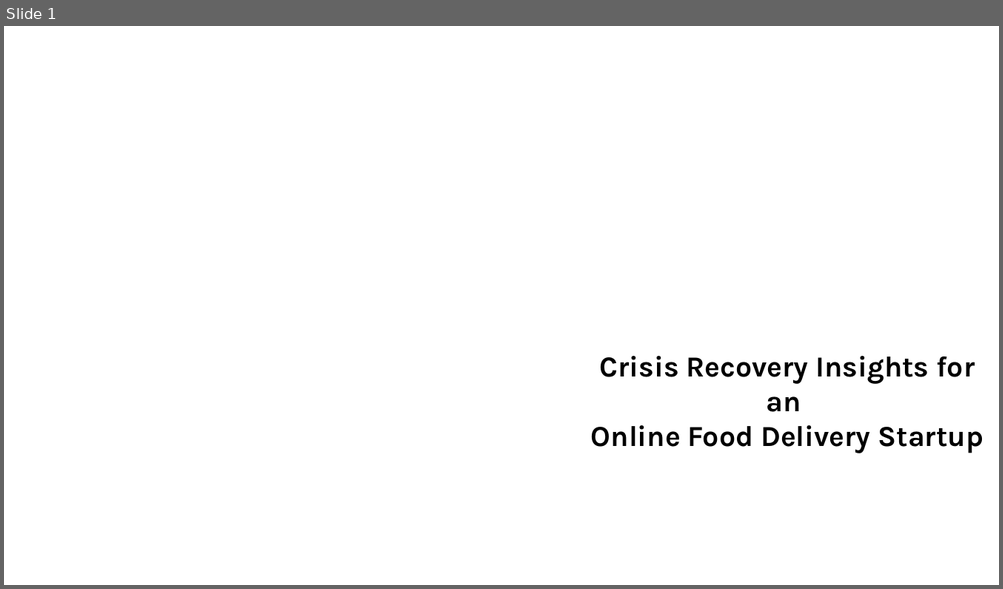
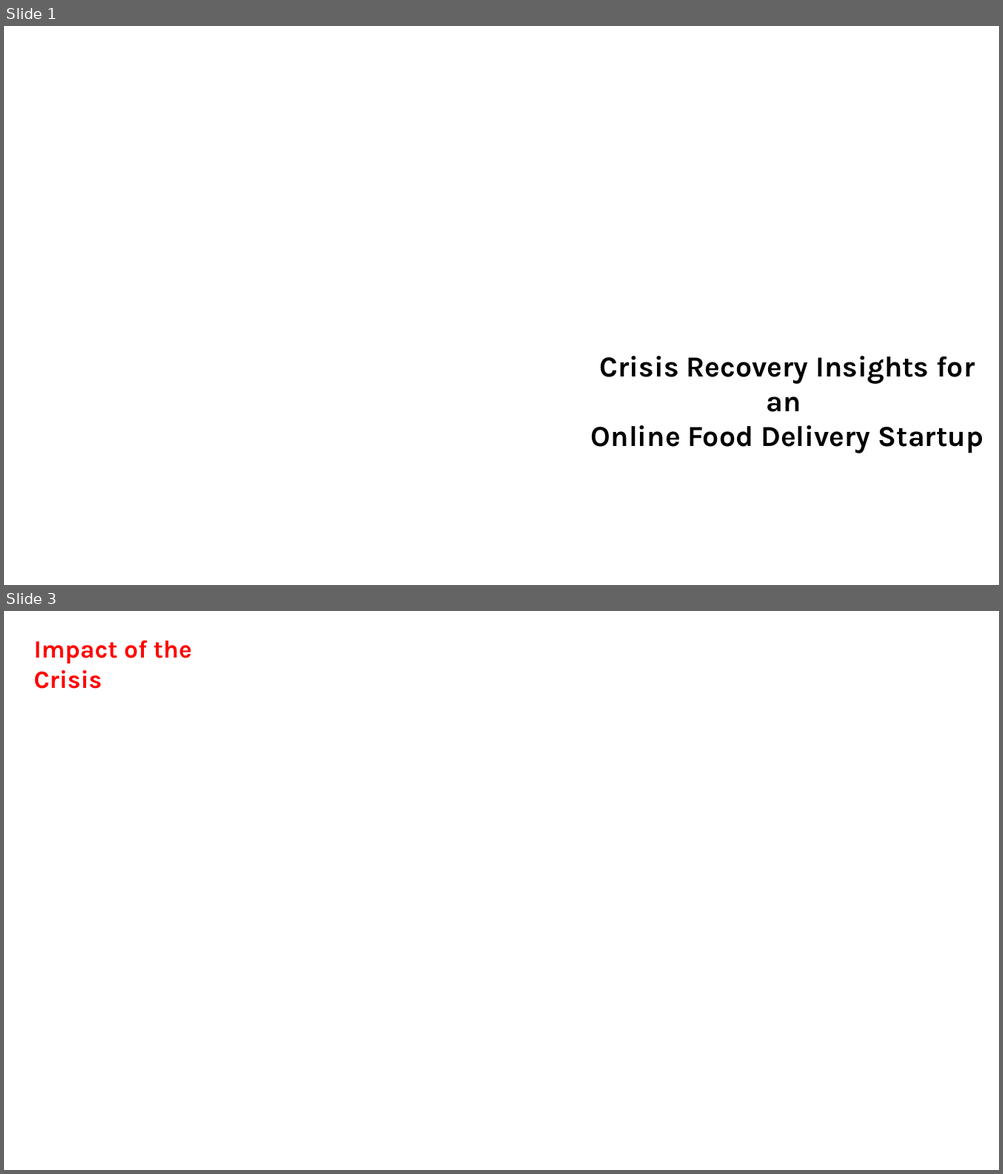
Before and after one commit to Shandeep-Raula/Crisis-Recovery-Insights-for-an-Online-Food-Delivery-Startup, a slide deck: Presentaion.pptx. Shown one above the other, each under a label of ours: slide 1 before the commit, slides 1 and 3 after it; the slides between them are not shown. The pictures are 1003x589 and 1003x1174 pixels, drawn with LibreOffice and Linux fonts; fonts in the diff are those of the drawing; background and template pictures are left out. Boxes give left, top, right and bottom in pixels: in the first picture for what was removed or moved away, otherwise in the second. Text is boxed around its words. In the diff, an @@ line names an element or a change of style, - is before the commit and + after.

```diff
--- a/Presentaion.pptx
+++ b/Presentaion.pptx
@@ slide 3 added at [4, 611, 999, 1170], background #FFFFFF @@
@@ text added at [34, 640, 192, 689], 24 pt, text #FF0000, bold @@
+Impact of the Crisis
```
Also in this commit, not shown: 1 slide changed, 1 other slide added, 2 other files.
